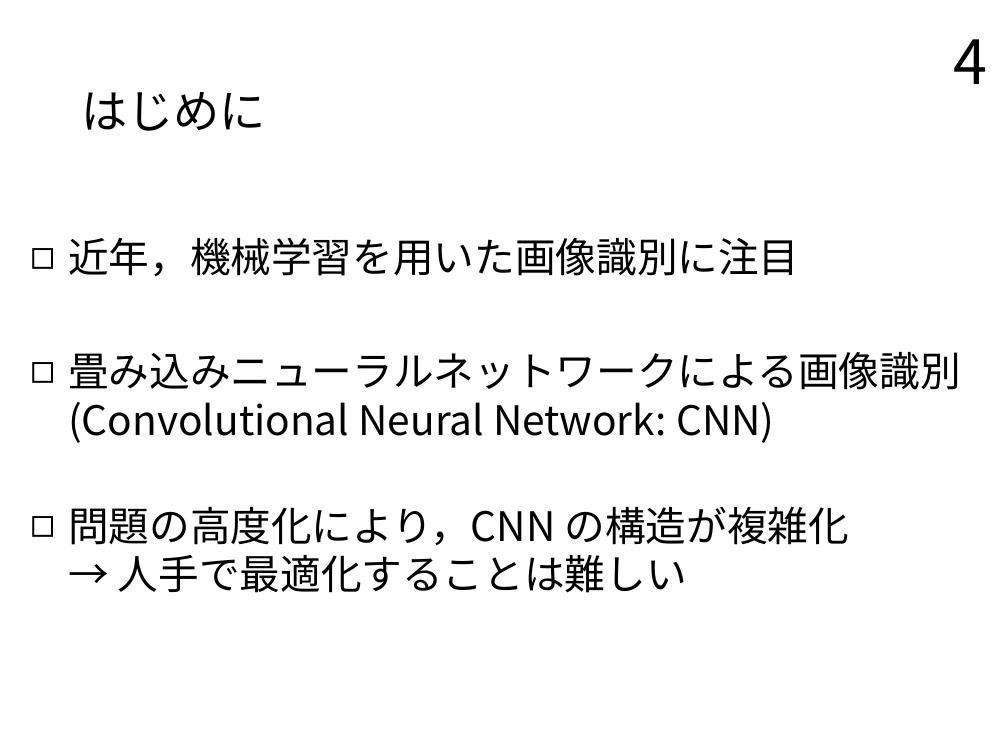
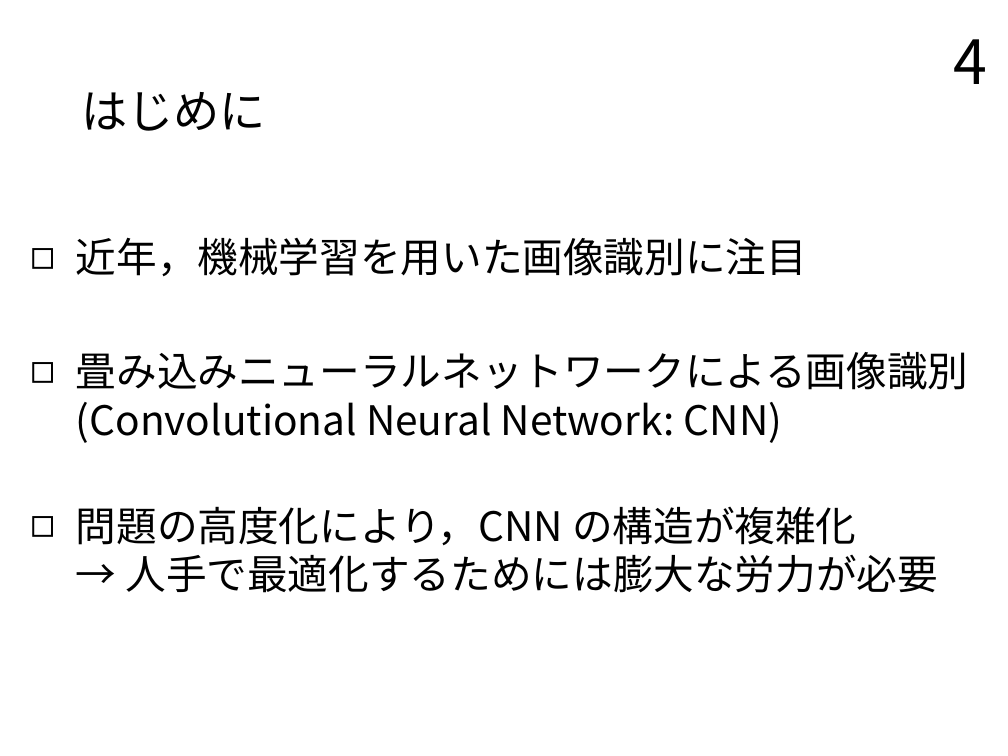
Before and after one commit to TairaTomotaka/kadai, a slide deck: slide 4 of prsn/20230124_prsn_taira.pptx. Drawn at 1008x756 pixels with LibreOffice and Linux fonts; fonts in the diff are those of the drawing. Boxes give left, top, right and bottom in pixels: in the first picture for what was removed or moved away, otherwise in the second. Text is boxed around its words. In the diff, an @@ line names an element or a change of style, - is before the commit and + after.

```diff
--- a/prsn/20230124_prsn_taira.pptx
+++ b/prsn/20230124_prsn_taira.pptx
@@ text at (x1=76, y1=237, x2=969, y2=443): indent changed @@
@@ text at (x1=76, y1=506, x2=938, y2=593): text changed @@
-◻ 問題の高度化により，CNN の構造が複雑化
-  → 人手で最適化することは難しい
+◻ 問題の高度化により，CNN の構造が複雑化
+  → 人手で最適化するためには膨大な労力が必要
```
Also in this commit, not shown: 27 other slides changed, 2 slides removed, 5 other files.
